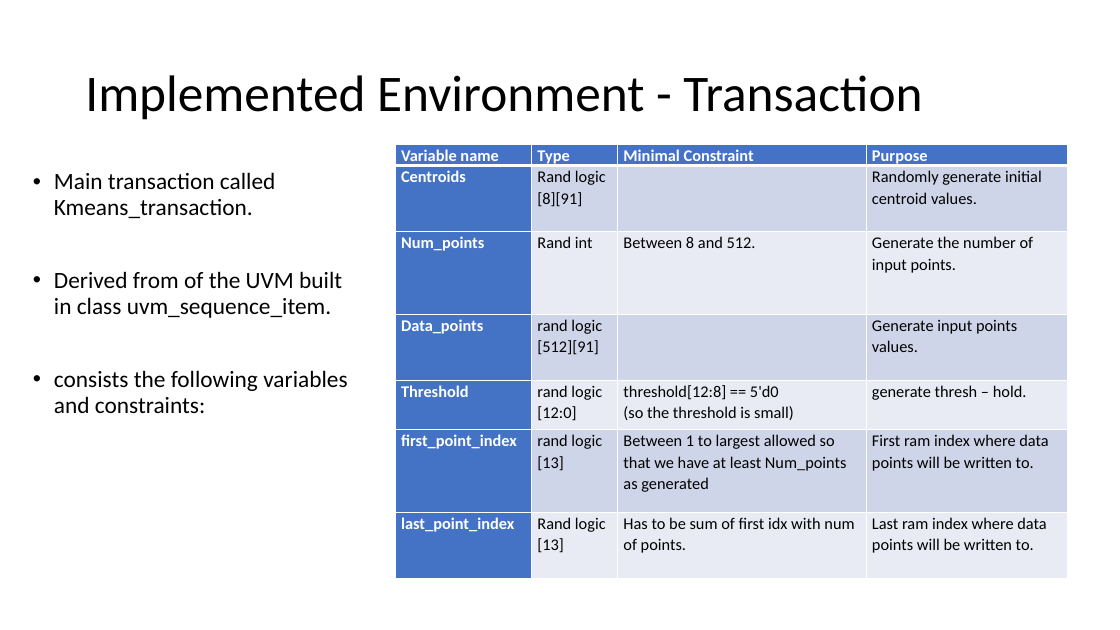
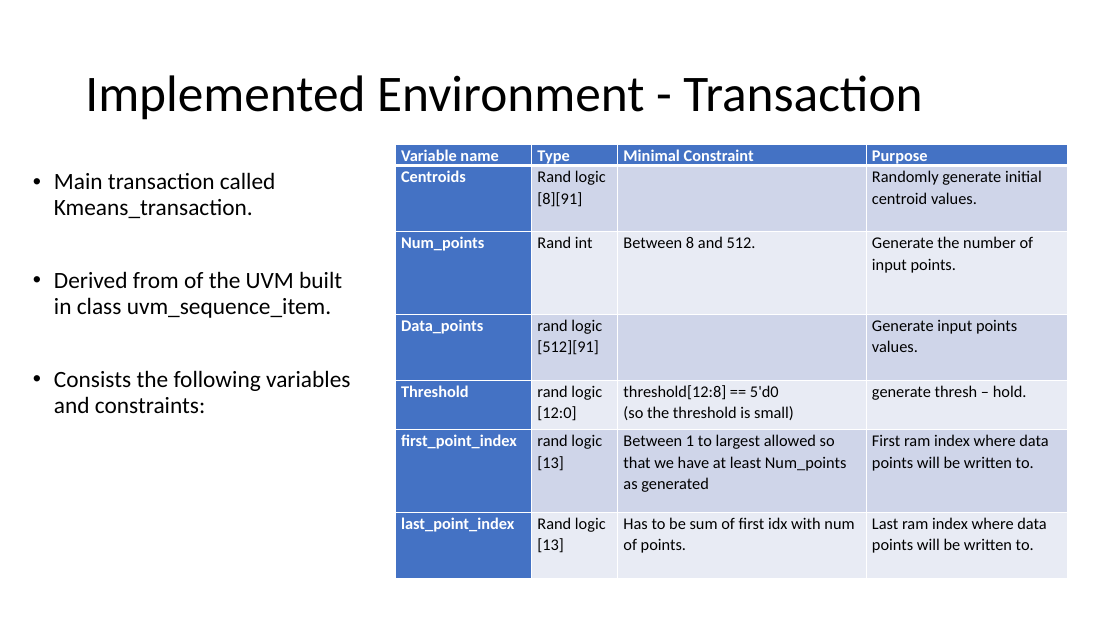
Before and after one commit to liotahuf/UVM_project, a slide deck: slide 19 of Final presentation 3.pptx. Drawn at 1120x630 pixels with LibreOffice and Linux fonts; fonts in the diff are those of the drawing. Boxes give left, top, right and bottom in pixels: in the first picture for what was removed or moved away, otherwise in the second. Text is boxed around its words. In the diff, an @@ line names an element or a change of style, - is before the commit and + after.

```diff
--- a/Final presentation 3.pptx
+++ b/Final presentation 3.pptx
@@ text at [54, 370, 350, 413]: text changed @@
-• consists the following variables and constraints:
+• Consists the following variables and constraints:
```
Also in this commit, not shown: 7 other slides changed.
